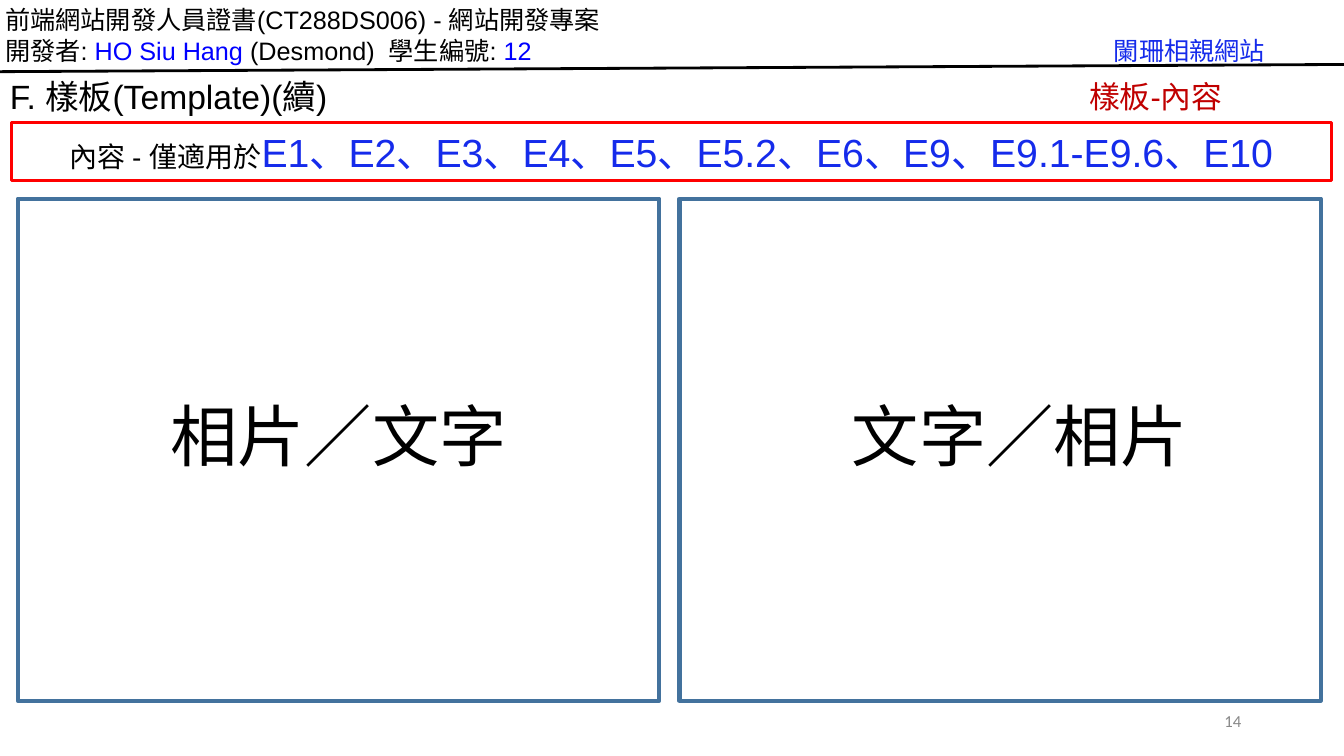
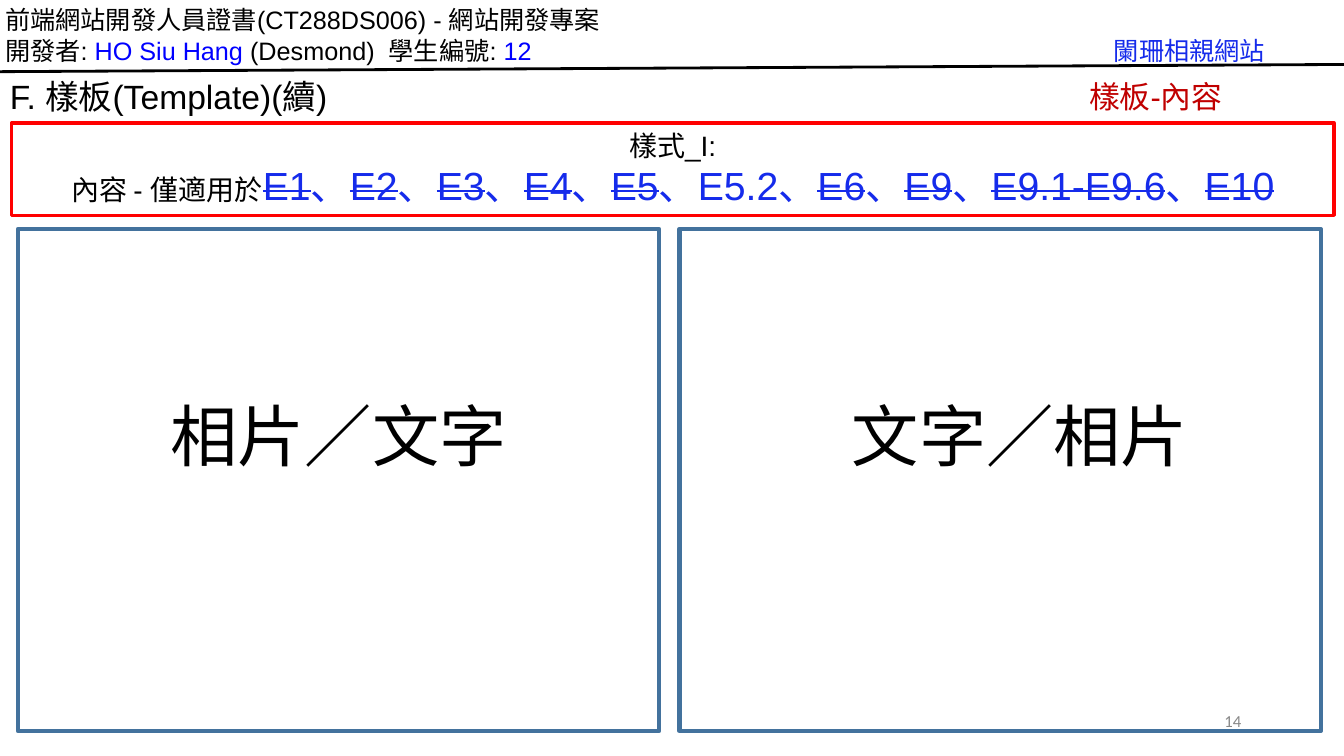
Before and after one commit to hosiuhangdesmond/lanshan_matchmaking, a slide deck: slide 14 of docs/12_HoSiuHang_Final_Project_V06.pptx. Drawn at 1344x756 pixels with LibreOffice and Linux fonts; fonts in the diff are those of the drawing; background and template pictures are left out. Boxes give left, top, right and bottom in pixels: in the first picture for what was removed or moved away, otherwise in the second. Text is boxed around its words. In the diff, an @@ line names an element or a change of style, - is before the commit and + after.

```diff
--- a/docs/12_HoSiuHang_Final_Project_V06.pptx
+++ b/docs/12_HoSiuHang_Final_Project_V06.pptx
@@ rectangle "樣式_I:": place and size @@
-rectangle "樣式_I:" at <box>11,123,1332,180</box>
+rectangle "樣式_I:" at <box>11,123,1334,216</box>
@@ text in rectangle at <box>629,132,716,162</box>: paragraph added @@
+樣式_I:
@@ text in rectangle at <box>71,172,1274,203</box>: strikethrough on in "僅適用於E1、E2、E3、E4、E5、E5.2、E6、E9、E9.1-E9.6、E10" @@
@@ rectangle: place and size @@
-rectangle at <box>18,199,659,701</box>
+rectangle at <box>18,229,659,731</box>
@@ rectangle: place and size @@
-rectangle at <box>680,199,1321,701</box>
+rectangle at <box>680,229,1321,731</box>
```
Also in this commit, not shown: 3 other slides changed, 6 other files.
